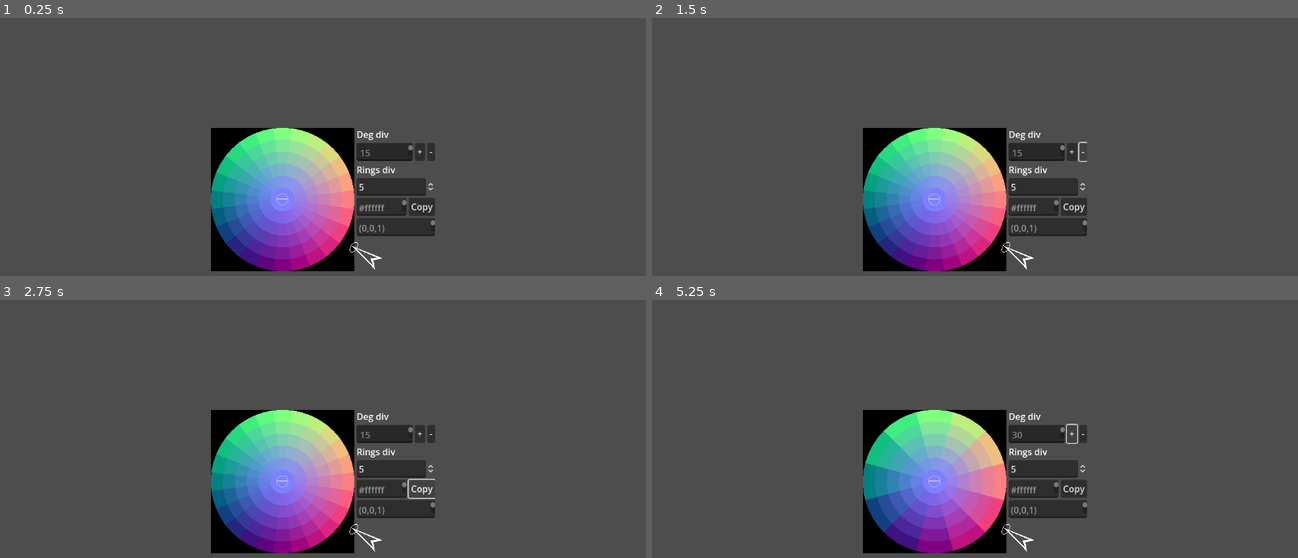
Above: before the commit, frames 1-4 (two rows, left to right).
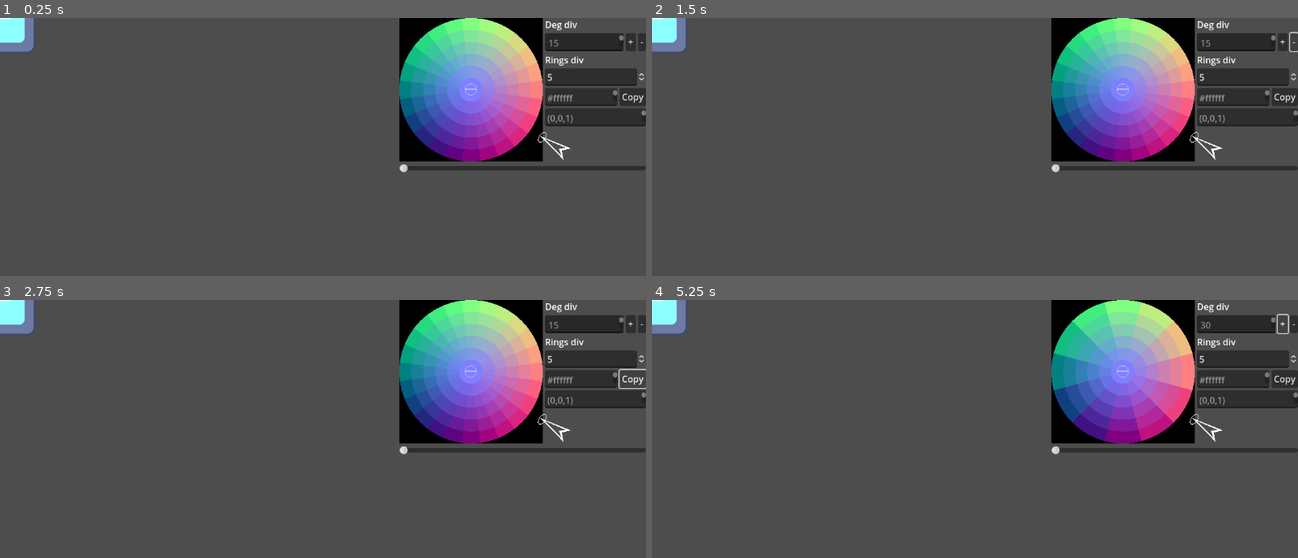
Above: after the commit, the same moments.

Repository: Kaibazax/PixelSDO
Game: Godot game, scene res://Main.tscn
Same seed, same stepped clock (60 frames per second), same inputs: the game is played once before the commit and once after it. Before the commit the project starts from res://ColorPicker.tscn. The engine's default icon, where the game draws it, is replaced by a stand-in: a white triangle on a blue panel in a dark square.
Inputs:
- Up to frame 1 (0.25 s): no input
- Up to frame 2 (1.5 s): click "+" at 0.5 s; click "-" at 1.25 s
- Up to frame 3 (2.75 s): click "Copy" at 2 s
- Up to frame 4 (5.25 s): click "+" at 2.75 s; click "-" at 3.5 s; click "Copy" at 4.25 s; click "+" at 5 s

The runs differ from the first frame. In frame 1, 33% of the frame differs, in the area x 0-100%, y 0-99%; in frame 2, 33%; in frame 3, 33%; in frame 4, 33%.

Commit message:
240208

Diff:
--- a/Main.tscn
+++ b/Main.tscn
@@ -1,6 +1,53 @@
-[gd_scene load_steps=2 format=3 uid="uid://nfeywppnx2fo"]
+[gd_scene load_steps=6 format=3 uid="uid://nfeywppnx2fo"]
 
 [ext_resource type="PackedScene" uid="uid://jccfqd1bt8kv" path="res://ColorPicker.tscn" id="1_pc3l0"]
+[ext_resource type="Texture2D" uid="uid://3da3my1d4trn" path="res://icon.svg" id="1_tnnjp"]
+
+[sub_resource type="GDScript" id="GDScript_22pdk"]
+script/source = "extends Control
+@onready var canvas=$HSplitContainer/SubViewportContainer/SubViewport
+@onready var light=$HSplitContainer/SubViewportContainer/SubViewport/DirectionalLight2D
+@onready var curLayer=$HSplitContainer/SubViewportContainer/SubViewport/Sprite2D
+var textture:ImageTexture
+# Called when the node enters the scene tree for the first time.
+func _ready():
+	#textture=ImageTexture.create_from_image()
+	pass # Replace with function body.
+
+
+# Called every frame. 'delta' is the elapsed time since the previous frame.
+func _process(delta):
+	pass
+
+
+
+func _on_h_slider_value_changed(value):
+	light.rotation_degrees=value
+	pass # Replace with function body.
+"
+
+[sub_resource type="GDScript" id="GDScript_x5r1m"]
+script/source = "extends SubViewport
+
+
+# Called when the node enters the scene tree for the first time.
+func _ready():
+	pass # Replace with function body.
+
+
+# Called every frame. 'delta' is the elapsed time since the previous frame.
+func _process(delta):
+	pass
+
+func _unhandled_input(event):
+	if !(event is InputEventMouseButton):
+		return
+	print(event.position)
+	pass
+"
+
+[sub_resource type="CanvasTexture" id="CanvasTexture_8ikg2"]
+diffuse_texture = ExtResource("1_tnnjp")
 
 [node name="Main" type="Control"]
 layout_mode = 3
@@ -9,14 +56,40 @@
 anchor_bottom = 1.0
 grow_horizontal = 2
 grow_vertical = 2
+script = SubResource("GDScript_22pdk")
 
-[node name="ColorPicker" parent="." instance=ExtResource("1_pc3l0")]
+[node name="HSplitContainer" type="HSplitContainer" parent="."]
 layout_mode = 1
-anchors_preset = 1
-anchor_left = 1.0
-anchor_bottom = 0.0
-offset_left = -400.0
-offset_right = 0.0
-offset_bottom = 256.0
-grow_horizontal = 0
-grow_vertical = 1
+anchors_preset = 15
+anchor_right = 1.0
+anchor_bottom = 1.0
+grow_horizontal = 2
+grow_vertical = 2
+split_offset = 700
+
+[node name="SubViewportContainer" type="SubViewportContainer" parent="HSplitContainer"]
+layout_mode = 2
+
+[node name="SubViewport" type="SubViewport" parent="HSplitContainer/SubViewportContainer"]
+handle_input_locally = false
+render_target_update_mode = 4
+script = SubResource("GDScript_x5r1m")
+
+[node name="DirectionalLight2D" type="DirectionalLight2D" parent="HSplitContainer/SubViewportContainer/SubViewport"]
+
+[node name="Sprite2D" type="Sprite2D" parent="HSplitContainer/SubViewportContainer/SubViewport"]
+texture = SubResource("CanvasTexture_8ikg2")
+
+[node name="VBoxContainer" type="VBoxContainer" parent="HSplitContainer"]
+layout_mode = 2
+
+[node name="ColorPicker" parent="HSplitContainer/VBoxContainer" instance=ExtResource("1_pc3l0")]
+layout_mode = 2
+
+[node name="HSlider" type="HSlider" parent="HSplitContainer/VBoxContainer"]
+layout_mode = 2
+max_value = 360.0
+page = 30.0
+rounded = true
+
+[connection signal="value_changed" from="HSplitContainer/VBoxContainer/HSlider" to="." method="_on_h_slider_value_changed"]
--- a/Normal.tres
+++ b/Normal.tres
@@ -328,7 +328,6 @@
 
 }
 "
-graph_offset = Vector2(3650.08, 781.573)
 mode = 1
 flags/light_only = false
 nodes/fragment/0/position = Vector2(6480, 1080)
--- /dev/null
+++ b/ShaderTest.tres
@@ -0,0 +1,342 @@
+[gd_resource type="VisualShader" load_steps=30 format=3 uid="uid://dcaxptsila061"]
+
+[sub_resource type="VisualShaderNodeInput" id="VisualShaderNodeInput_pujjw"]
+expanded_output_ports = [0]
+input_name = "texture_pixel_size"
+
+[sub_resource type="VisualShaderNodeVectorOp" id="VisualShaderNodeVectorOp_vpyxe"]
+default_input_values = [0, Vector2(1, 0), 1, Vector2(1, 0)]
+op_type = 0
+operator = 2
+
+[sub_resource type="VisualShaderNodeVectorOp" id="VisualShaderNodeVectorOp_o2hk4"]
+default_input_values = [0, Vector2(0, 1), 1, Vector2(0, 1)]
+op_type = 0
+operator = 2
+
+[sub_resource type="VisualShaderNodeVectorOp" id="VisualShaderNodeVectorOp_k28gn"]
+default_input_values = [0, Vector2(0, -1), 1, Vector2(0, 1)]
+op_type = 0
+operator = 2
+
+[sub_resource type="VisualShaderNodeVectorOp" id="VisualShaderNodeVectorOp_31q83"]
+default_input_values = [0, Vector2(-1, 0), 1, Vector2(1, 0)]
+op_type = 0
+operator = 2
+
+[sub_resource type="VisualShaderNodeTexture" id="VisualShaderNodeTexture_y1x7j"]
+expanded_output_ports = [0]
+source = 5
+
+[sub_resource type="VisualShaderNodeTexture" id="VisualShaderNodeTexture_ihgwa"]
+expanded_output_ports = [0]
+source = 5
+
+[sub_resource type="VisualShaderNodeTexture" id="VisualShaderNodeTexture_0eu4e"]
+expanded_output_ports = [0]
+source = 5
+
+[sub_resource type="VisualShaderNodeVectorOp" id="VisualShaderNodeVectorOp_v5phy"]
+output_port_for_preview = 0
+default_input_values = [0, Vector2(0, 0), 1, Vector2(0, 0)]
+op_type = 0
+
+[sub_resource type="VisualShaderNodeVectorOp" id="VisualShaderNodeVectorOp_hr2fm"]
+output_port_for_preview = 0
+default_input_values = [0, Vector2(0, 0), 1, Vector2(0, 0)]
+op_type = 0
+
+[sub_resource type="VisualShaderNodeVectorOp" id="VisualShaderNodeVectorOp_te031"]
+output_port_for_preview = 0
+default_input_values = [0, Vector2(0, 0), 1, Vector2(0, 0)]
+op_type = 0
+
+[sub_resource type="VisualShaderNodeVectorOp" id="VisualShaderNodeVectorOp_hs73b"]
+output_port_for_preview = 0
+default_input_values = [0, Vector2(0, 0), 1, Vector2(0, 0)]
+op_type = 0
+
+[sub_resource type="VisualShaderNodeVectorFunc" id="VisualShaderNodeVectorFunc_toylu"]
+expanded_output_ports = [0]
+
+[sub_resource type="VisualShaderNodeFloatOp" id="VisualShaderNodeFloatOp_5wqd4"]
+operator = 1
+
+[sub_resource type="VisualShaderNodeVectorCompose" id="VisualShaderNodeVectorCompose_h2vc3"]
+default_input_values = [0, 0.0, 1, 0.0, 2, 0.0, 3, 0.0]
+
+[sub_resource type="VisualShaderNodeFloatOp" id="VisualShaderNodeFloatOp_2oy22"]
+operator = 1
+
+[sub_resource type="VisualShaderNodeVectorCompose" id="VisualShaderNodeVectorCompose_sg2bm"]
+op_type = 0
+
+[sub_resource type="VisualShaderNodeVectorLen" id="VisualShaderNodeVectorLen_mpb1d"]
+default_input_values = [0, Vector2(0, 0)]
+op_type = 0
+
+[sub_resource type="VisualShaderNodeVectorOp" id="VisualShaderNodeVectorOp_lvm01"]
+default_input_values = [0, Vector2(1, 1), 1, Vector2(0, 0)]
+op_type = 0
+operator = 2
+
+[sub_resource type="VisualShaderNodeRemap" id="VisualShaderNodeRemap_xry7c"]
+default_input_values = [1, 0.0, 2, 0.0, 3, 1.0, 4, 0.5]
+
+[sub_resource type="VisualShaderNodeFloatConstant" id="VisualShaderNodeFloatConstant_6ui0u"]
+constant = 1.41421
+
+[sub_resource type="VisualShaderNodeRemap" id="VisualShaderNodeRemap_e1rsj"]
+default_input_values = [1, -1.0, 2, 1.0, 3, 0.0, 4, 1.0]
+
+[sub_resource type="VisualShaderNodeRemap" id="VisualShaderNodeRemap_kke7d"]
+default_input_values = [1, -1.0, 2, 1.0, 3, 0.0, 4, 1.0]
+
+[sub_resource type="VisualShaderNodeTexture2DParameter" id="VisualShaderNodeTexture2DParameter_f2l78"]
+parameter_name = "Texture2DParameter"
+texture_type = 1
+color_default = 2
+texture_filter = 3
+
+[sub_resource type="VisualShaderNodeVectorCompose" id="VisualShaderNodeVectorCompose_rhw08"]
+
+[sub_resource type="VisualShaderNodeTexture2DParameter" id="VisualShaderNodeTexture2DParameter_ohegj"]
+parameter_name = "Texture2DParameter2"
+texture_type = 1
+color_default = 2
+texture_filter = 3
+
+[sub_resource type="VisualShaderNodeTexture" id="VisualShaderNodeTexture_gjr0v"]
+expanded_output_ports = [0]
+source = 5
+
+[sub_resource type="VisualShaderNodeTexture" id="VisualShaderNodeTexture_u1gbk"]
+expanded_output_ports = [0]
+source = 5
+
+[sub_resource type="VisualShaderNodeInput" id="VisualShaderNodeInput_c8n4n"]
+output_port_for_preview = 0
+expanded_output_ports = [0]
+input_name = "uv"
+
+[resource]
+code = "shader_type canvas_item;
+render_mode blend_mix;
+
+uniform sampler2D Texture2DParameter : source_color, hint_default_transparent, filter_nearest_mipmap;
+
+
+
+void fragment() {
+// Input:8
+	vec2 n_out8p0 = UV;
+
+
+// Input:20
+	vec2 n_out20p0 = TEXTURE_PIXEL_SIZE;
+
+
+// VectorOp:55
+	vec2 n_in55p0 = vec2(1.00000, 1.00000);
+	vec2 n_out55p0 = n_in55p0 * n_out20p0;
+
+
+// VectorOp:34
+	vec2 n_in34p0 = vec2(-1.00000, 0.00000);
+	vec2 n_out34p0 = n_in34p0 * n_out55p0;
+
+
+// VectorOp:40
+	vec2 n_out40p0 = n_out8p0 + n_out34p0;
+
+
+	vec4 n_out36p0;
+// Texture2D:36
+	n_out36p0 = texture(Texture2DParameter, n_out40p0);
+
+
+// VectorOp:21
+	vec2 n_in21p0 = vec2(1.00000, 0.00000);
+	vec2 n_out21p0 = n_in21p0 * n_out55p0;
+
+
+// VectorOp:38
+	vec2 n_out38p0 = n_out8p0 + n_out21p0;
+
+
+	vec4 n_out7p0;
+// Texture2D:7
+	n_out7p0 = texture(Texture2DParameter, n_out38p0);
+
+
+// FloatOp:43
+	float n_out43p0 = n_out36p0.x - n_out7p0.x;
+
+
+// VectorOp:22
+	vec2 n_in22p0 = vec2(0.00000, 1.00000);
+	vec2 n_out22p0 = n_in22p0 * n_out55p0;
+
+
+// VectorOp:39
+	vec2 n_out39p0 = n_out8p0 + n_out22p0;
+
+
+	vec4 n_out35p0;
+// Texture2D:35
+	n_out35p0 = texture(Texture2DParameter, n_out39p0);
+
+
+// VectorOp:31
+	vec2 n_in31p0 = vec2(0.00000, -1.00000);
+	vec2 n_out31p0 = n_in31p0 * n_out55p0;
+
+
+// VectorOp:41
+	vec2 n_out41p0 = n_out8p0 + n_out31p0;
+
+
+	vec4 n_out37p0;
+// Texture2D:37
+	n_out37p0 = texture(Texture2DParameter, n_out41p0);
+
+
+// FloatOp:45
+	float n_out45p0 = n_out35p0.x - n_out37p0.x;
+
+
+// VectorCompose:50
+	vec2 n_out50p0 = vec2(n_out43p0, n_out45p0);
+
+
+// VectorLen:51
+	float n_out51p0 = length(n_out50p0);
+
+
+// FloatConstant:57
+	float n_out57p0 = 1.414210;
+
+
+	float n_out56p0;
+// Remap:56
+	float n_in56p1 = 0.00000;
+	float n_in56p3 = 1.00000;
+	float n_in56p4 = 0.50000;
+	{
+		float __input_range = n_out57p0 - n_in56p1;
+		float __output_range = n_in56p4 - n_in56p3;
+		n_out56p0 = n_in56p3 + __output_range * ((n_out51p0 - n_in56p1) / __input_range);
+	}
+
+
+// VectorCompose:44
+	vec3 n_out44p0 = vec3(n_out43p0, n_out45p0, n_out56p0);
+
+
+// VectorFunc:42
+	vec3 n_out42p0 = normalize(n_out44p0);
+	float n_out42p1 = n_out42p0.r;
+	float n_out42p2 = n_out42p0.g;
+	float n_out42p3 = n_out42p0.b;
+
+
+	float n_out58p0;
+// Remap:58
+	float n_in58p1 = -1.00000;
+	float n_in58p2 = 1.00000;
+	float n_in58p3 = 0.00000;
+	float n_in58p4 = 1.00000;
+	{
+		float __input_range = n_in58p2 - n_in58p1;
+		float __output_range = n_in58p4 - n_in58p3;
+		n_out58p0 = n_in58p3 + __output_range * ((n_out42p1 - n_in58p1) / __input_range);
+	}
+
+
+	float n_out59p0;
+// Remap:59
+	float n_in59p1 = -1.00000;
+	float n_in59p2 = 1.00000;
+	float n_in59p3 = 0.00000;
+	float n_in59p4 = 1.00000;
+	{
+		float __input_range = n_in59p2 - n_in59p1;
+		float __output_range = n_in59p4 - n_in59p3;
+		n_out59p0 = n_in59p3 + __output_range * ((n_out42p2 - n_in59p1) / __input_range);
+	}
+
+
+// VectorCompose:60
+	vec3 n_out60p0 = vec3(n_out58p0, n_out59p0, n_out42p3);
+
+
+// Output:0
+	NORMAL_MAP = n_out60p0;
+	NORMAL_MAP_DEPTH = n_out7p0.x;
+
+
+}
+"
+graph_offset = Vector2(407.273, 372.727)
+mode = 1
+flags/light_only = false
+nodes/fragment/0/position = Vector2(2420, 600)
+nodes/fragment/6/node = SubResource("VisualShaderNodeTexture2DParameter_f2l78")
+nodes/fragment/6/position = Vector2(260, -40)
+nodes/fragment/7/node = SubResource("VisualShaderNodeTexture_u1gbk")
+nodes/fragment/7/position = Vector2(1160, 480)
+nodes/fragment/8/node = SubResource("VisualShaderNodeInput_c8n4n")
+nodes/fragment/8/position = Vector2(260, 260)
+nodes/fragment/20/node = SubResource("VisualShaderNodeInput_pujjw")
+nodes/fragment/20/position = Vector2(260, 560)
+nodes/fragment/21/node = SubResource("VisualShaderNodeVectorOp_vpyxe")
+nodes/fragment/21/position = Vector2(660, 460)
+nodes/fragment/22/node = SubResource("VisualShaderNodeVectorOp_o2hk4")
+nodes/fragment/22/position = Vector2(660, 740)
+nodes/fragment/31/node = SubResource("VisualShaderNodeVectorOp_k28gn")
+nodes/fragment/31/position = Vector2(660, 1240)
+nodes/fragment/34/node = SubResource("VisualShaderNodeVectorOp_31q83")
+nodes/fragment/34/position = Vector2(660, 980)
+nodes/fragment/35/node = SubResource("VisualShaderNodeTexture_y1x7j")
+nodes/fragment/35/position = Vector2(1160, 740)
+nodes/fragment/36/node = SubResource("VisualShaderNodeTexture_ihgwa")
+nodes/fragment/36/position = Vector2(1160, 1000)
+nodes/fragment/37/node = SubResource("VisualShaderNodeTexture_0eu4e")
+nodes/fragment/37/position = Vector2(1160, 1260)
+nodes/fragment/38/node = SubResource("VisualShaderNodeVectorOp_v5phy")
+nodes/fragment/38/position = Vector2(920, 440)
+nodes/fragment/39/node = SubResource("VisualShaderNodeVectorOp_hr2fm")
+nodes/fragment/39/position = Vector2(920, 720)
+nodes/fragment/40/node = SubResource("VisualShaderNodeVectorOp_te031")
+nodes/fragment/40/position = Vector2(920, 960)
+nodes/fragment/41/node = SubResource("VisualShaderNodeVectorOp_hs73b")
+nodes/fragment/41/position = Vector2(920, 1220)
+nodes/fragment/42/node = SubResource("VisualShaderNodeVectorFunc_toylu")
+nodes/fragment/42/position = Vector2(1840, 580)
+nodes/fragment/43/node = SubResource("VisualShaderNodeFloatOp_5wqd4")
+nodes/fragment/43/position = Vector2(1460, 600)
+nodes/fragment/44/node = SubResource("VisualShaderNodeVectorCompose_h2vc3")
+nodes/fragment/44/position = Vector2(1640, 620)
+nodes/fragment/45/node = SubResource("VisualShaderNodeFloatOp_2oy22")
+nodes/fragment/45/position = Vector2(1440, 940)
+nodes/fragment/50/node = SubResource("VisualShaderNodeVectorCompose_sg2bm")
+nodes/fragment/50/position = Vector2(1680, 900)
+nodes/fragment/51/node = SubResource("VisualShaderNodeVectorLen_mpb1d")
+nodes/fragment/51/position = Vector2(1860, 880)
+nodes/fragment/55/node = SubResource("VisualShaderNodeVectorOp_lvm01")
+nodes/fragment/55/position = Vector2(260, 720)
+nodes/fragment/56/node = SubResource("VisualShaderNodeRemap_xry7c")
+nodes/fragment/56/position = Vector2(2360, 820)
+nodes/fragment/57/node = SubResource("VisualShaderNodeFloatConstant_6ui0u")
+nodes/fragment/57/position = Vector2(2140, 880)
+nodes/fragment/58/node = SubResource("VisualShaderNodeRemap_e1rsj")
+nodes/fragment/58/position = Vector2(2020, 520)
+nodes/fragment/59/node = SubResource("VisualShaderNodeRemap_kke7d")
+nodes/fragment/59/position = Vector2(2020, 700)
+nodes/fragment/60/node = SubResource("VisualShaderNodeVectorCompose_rhw08")
+nodes/fragment/60/position = Vector2(2201.74, 564.599)
+nodes/fragment/61/node = SubResource("VisualShaderNodeTexture2DParameter_ohegj")
+nodes/fragment/61/position = Vector2(960, 20)
+nodes/fragment/62/node = SubResource("VisualShaderNodeTexture_gjr0v")
+nodes/fragment/62/position = Vector2(1475.71, 145.475)
+nodes/fragment/connections = PackedInt32Array(35, 0, 45, 0, 37, 0, 45, 1, 8, 0, 41, 0, 8, 0, 40, 0, 8, 0, 39, 0, 8, 0, 38, 0, 40, 0, 36, 0, 6, 0, 36, 2, 36, 0, 43, 0, 6, 0, 7, 2, 6, 0, 37, 2, 6, 0, 35, 2, 43, 0, 50, 0, 7, 0, 43, 1, 43, 0, 44, 0, 50, 0, 51, 0, 45, 0, 50, 1, 21, 0, 38, 1, 55, 0, 21, 1, 22, 0, 39, 1, 55, 0, 22, 1, 34, 0, 40, 1, 55, 0, 34, 1, 31, 0, 41, 1, 55, 0, 31, 1, 38, 0, 7, 0, 39, 0, 35, 0, 41, 0, 37, 0, 44, 0, 42, 0, 45, 0, 44, 1, 51, 0, 56, 0, 57, 0, 56, 2, 56, 0, 44, 2, 42, 1, 58, 0, 42, 2, 59, 0, 58, 0, 60, 0, 59, 0, 60, 1, 42, 3, 60, 2, 8, 0, 62, 0, 61, 0, 62, 2, 60, 0, 0, 3, 20, 0, 55, 1, 7, 0, 0, 4)
--- /dev/null
+++ b/ShaderTest.tscn
@@ -0,0 +1,35 @@
+[gd_scene load_steps=6 format=3 uid="uid://cqha11127rxwp"]
+
+[ext_resource type="Shader" uid="uid://dcaxptsila061" path="res://ShaderTest.tres" id="1_64dwu"]
+[ext_resource type="Texture2D" uid="uid://l0rkm37xqmdk" path="res://hm.png" id="2_f5sr4"]
+[ext_resource type="Texture2D" uid="uid://6kapt5ti7jsw" path="res://CL.png" id="3_88tu5"]
+
+[sub_resource type="ShaderMaterial" id="ShaderMaterial_tttj5"]
+shader = ExtResource("1_64dwu")
+shader_parameter/Texture2DParameter = ExtResource("2_f5sr4")
+
+[sub_resource type="ShaderMaterial" id="ShaderMaterial_75lpe"]
+shader = ExtResource("1_64dwu")
+shader_parameter/Texture2DParameter = ExtResource("2_f5sr4")
+
+[node name="ShaderTest" type="Node2D"]
+
+[node name="Sprite2D" type="Sprite2D" parent="."]
+texture_filter = 1
+material = SubResource("ShaderMaterial_tttj5")
+position = Vector2(546, 331)
+texture = ExtResource("3_88tu5")
+
+[node name="CanvasLayer" type="CanvasLayer" parent="."]
+
+[node name="ColorRect" type="ColorRect" parent="."]
+visible = false
+material = SubResource("ShaderMaterial_75lpe")
+offset_right = 264.0
+offset_bottom = 300.0
+
+[node name="DirectionalLight2D" type="DirectionalLight2D" parent="."]
+position = Vector2(283, 211)
+rotation = 0.485065
+shadow_color = Color(0, 0, 0, 1)
+height = 0.25
--- /dev/null
+++ b/TestShader.tres
@@ -0,0 +1,109 @@
+[gd_resource type="VisualShader" load_steps=6 format=3 uid="uid://dqqpdnykk72tg"]
+
+[ext_resource type="Script" path="res://new_script.gd" id="1_48dlh"]
+
+[sub_resource type="VisualShaderNodeInput" id="VisualShaderNodeInput_gw4bt"]
+output_port_for_preview = 0
+expanded_output_ports = [0]
+input_name = "uv"
+
+[sub_resource type="VisualShaderNodeColorFunc" id="VisualShaderNodeColorFunc_nbvxi"]
+output_port_for_preview = 0
+
+[sub_resource type="VisualShaderNodeRemap" id="VisualShaderNodeRemap_ol0t3"]
+
+[sub_resource type="VisualShaderNodeCustom" id="VisualShaderNodeCustom_nken6"]
+default_input_values = [1, Vector2(1, 1), 2, Vector2(0, 0), 3, Vector2(0, 0), 4, Vector2(1, 1)]
+initialized = true
+script = ExtResource("1_48dlh")
+
+[resource]
+code = "shader_type canvas_item;
+render_mode blend_mix;
+
+
+
+// Remap2D1
+
+		/* === Based on The Blender Foundation shader
+		@ https://git.blender.org/gitweb/gitweb.cgi/blender.git/blob/HEAD:/source/blender/gpu/shaders/material/gpu_shader_material_map_range.glsl
+		_______________________________________________________________________________________________________________________________________*/
+
+		vec2 remap2d(vec2 value,vec2 InMin,vec2 InMax,vec2 OutMin, vec2 OutMax) {
+			float outr = 1.0;
+			{
+				float __input_range = InMax.r - InMin.r;
+				float __output_range = OutMax.r - OutMin.r;
+				outr = OutMin.r + __output_range * ((value.r - InMin.r) / __input_range);
+			}
+			float outg = 1.0;
+			{
+				float __input_range = InMax.g - InMin.g;
+				float __output_range = OutMax.g - OutMin.g;
+				outg = OutMin.g + __output_range * ((value.g - InMin.g) / __input_range);
+			}
+			vec2 output0=vec2(outr,outg);
+			return output0;
+		}
+
+
+void fragment() {
+// Input:2
+	vec2 n_out2p0 = UV;
+	float n_out2p1 = n_out2p0.r;
+
+
+	vec2 n_out33p0;
+// Remap2D1:33
+	vec2 n_in33p1 = vec2(1.00000, 1.00000);
+	vec2 n_in33p2 = vec2(0.00000, 0.00000);
+	vec2 n_in33p3 = vec2(0.00000, 0.00000);
+	vec2 n_in33p4 = vec2(1.00000, 1.00000);
+	{
+		n_out33p0 = remap2d(n_out2p0.xy, n_in33p1.xy, n_in33p2.xy, n_in33p3.xy, n_in33p4.xy);
+	}
+
+
+	vec3 n_out31p0;
+// ColorFunc:31
+	{
+		vec3 c = vec3(n_out33p0, 0.0);
+		float max1 = max(c.r, c.g);
+		float max2 = max(max1, c.b);
+		n_out31p0 = vec3(max2, max2, max2);
+	}
+
+
+	float n_out32p0;
+// Remap:32
+	float n_in32p1 = 0.00000;
+	float n_in32p2 = 1.00000;
+	float n_in32p3 = 0.00000;
+	float n_in32p4 = 1.00000;
+	{
+		float __input_range = n_in32p2 - n_in32p1;
+		float __output_range = n_in32p4 - n_in32p3;
+		n_out32p0 = n_in32p3 + __output_range * ((n_out2p1 - n_in32p1) / __input_range);
+	}
+
+
+// Output:0
+	COLOR.rgb = n_out31p0;
+	COLOR.a = n_out32p0;
+
+
+}
+"
+graph_offset = Vector2(-781.473, -143.303)
+mode = 1
+flags/light_only = false
+nodes/fragment/0/position = Vector2(420, 180)
+nodes/fragment/2/node = SubResource("VisualShaderNodeInput_gw4bt")
+nodes/fragment/2/position = Vector2(-1180, -200)
+nodes/fragment/31/node = SubResource("VisualShaderNodeColorFunc_nbvxi")
+nodes/fragment/31/position = Vector2(99.3128, 113.476)
+nodes/fragment/32/node = SubResource("VisualShaderNodeRemap_ol0t3")
+nodes/fragment/32/position = Vector2(-380, -200)
+nodes/fragment/33/node = SubResource("VisualShaderNodeCustom_nken6")
+nodes/fragment/33/position = Vector2(-780, -60)
+nodes/fragment/connections = PackedInt32Array(2, 1, 32, 0, 31, 0, 0, 0, 32, 0, 0, 1, 2, 0, 33, 0, 33, 0, 31, 0)
--- /dev/null
+++ b/new_script.gd
@@ -0,0 +1,95 @@
+@tool
+extends VisualShaderNodeCustom
+class_name VisualShaderMapSteppedLinear
+
+func _init():
+	set_input_port_default_value(1,Vector2(0,0))
+	set_input_port_default_value(2,Vector2(1,1))
+	set_input_port_default_value(3,Vector2(0,0))
+	set_input_port_default_value(4,Vector2(1,1))
+
+func _get_name():
+	return "Remap2D"
+
+
+func _get_category():
+	return "Z"
+
+
+func _get_description():
+	return "Map Range (Stepped Linear) (based on the Blender Foundation Map Range)"
+
+func _get_return_icon_type():
+	return VisualShaderNode.PORT_TYPE_VECTOR_2D
+
+func _get_input_port_count():
+	return 5
+
+
+func _get_input_port_name(port):
+	match port:
+		0:
+			return "value"
+		1:
+			return "InMin"
+		2:
+			return "InMax"
+		3:
+			return "OutMin"
+		4:
+			return "OutMax"
+
+
+func _get_input_port_type(port):
+	match port:
+		0:
+			return VisualShaderNode.PORT_TYPE_VECTOR_2D
+		1:
+			return VisualShaderNode.PORT_TYPE_VECTOR_2D
+		2:
+			return VisualShaderNode.PORT_TYPE_VECTOR_2D
+		3:
+			return VisualShaderNode.PORT_TYPE_VECTOR_2D
+		4:
+			return VisualShaderNode.PORT_TYPE_VECTOR_2D
+
+
+func _get_output_port_count():
+	return 1
+
+
+func _get_output_port_name(port):
+	return "fac"
+
+
+func _get_output_port_type(port):
+	return VisualShaderNode.PORT_TYPE_VECTOR_2D
+
+
+func _get_global_code(mode):
+	return """
+		/* === Based on The Blender Foundation shader
+		@ https://git.blender.org/gitweb/gitweb.cgi/blender.git/blob/HEAD:/source/blender/gpu/shaders/material/gpu_shader_material_map_range.glsl
+		_______________________________________________________________________________________________________________________________________*/
+
+		vec2 remap2d(vec2 value,vec2 InMin,vec2 InMax,vec2 OutMin, vec2 OutMax) {
+			float outr = 1.0;
+			{
+				float __input_range = InMax.r - InMin.r;
+				float __output_range = OutMax.r - OutMin.r;
+				outr = OutMin.r + __output_range * ((value.r - InMin.r) / __input_range);
+			}
+			float outg = 1.0;
+			{
+				float __input_range = InMax.g - InMin.g;
+				float __output_range = OutMax.g - OutMin.g;
+				outg = OutMin.g + __output_range * ((value.g - InMin.g) / __input_range);
+			}
+			vec2 output0=vec2(outr,outg);
+			return output0;
+		}
+	"""
+
+
+func _get_code(input_vars, output_vars, mode, type):
+	return output_vars[0] + " = remap2d(%s.xy, %s.xy, %s.xy, %s.xy, %s.xy);" % [input_vars[0], input_vars[1], input_vars[2], input_vars[3], input_vars[4]]
--- a/project.godot
+++ b/project.godot
@@ -11,11 +11,14 @@
 [application]
 
 config/name="PixelSDO"
-run/main_scene="res://ColorPicker.tscn"
+run/main_scene="res://Main.tscn"
 config/features=PackedStringArray("4.2", "GL Compatibility")
 config/icon="res://icon.svg"
 
+[dotnet]
+
+project/assembly_name="PixelSDO"
+
 [rendering]
 
-renderer/rendering_method="gl_compatibility"
 renderer/rendering_method.mobile="gl_compatibility"
Binary file added: CL.png
Not shown, added: CL.png.import
Binary file added: Tv_rotsprite.png
Not shown, added: Tv_rotsprite.png.import
Binary file added: hm.png
Not shown, added: hm.png.import
Not shown, added: hm.png~
